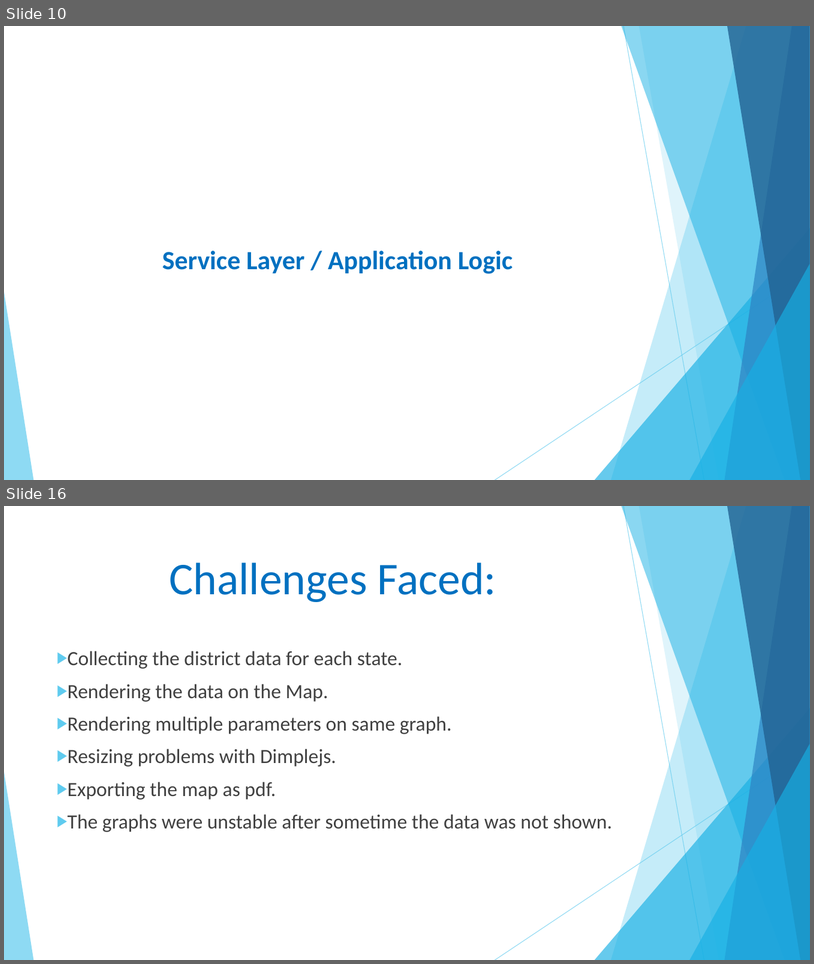
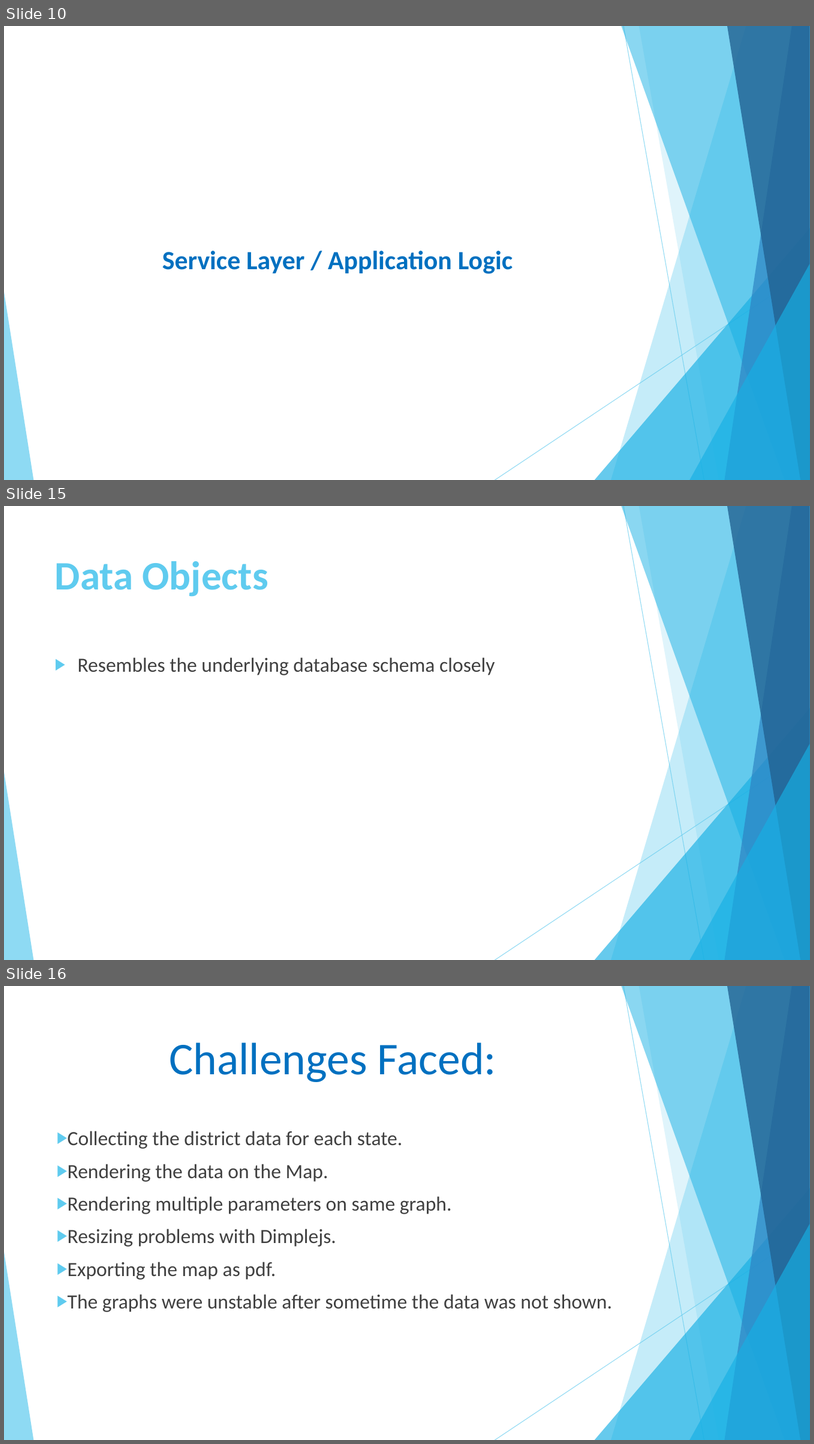
Before and after one commit to theshubhamp-zz/HAD, a slide deck: docs/HAD project.pptx. Shown one above the other, each under a label of ours: slides 10 and 16 before the commit, slides 10, 15 and 16 after it; the slides between them are not shown. The pictures are 814x964 and 814x1444 pixels, drawn with LibreOffice and Linux fonts; fonts in the diff are those of the drawing. Boxes give left, top, right and bottom in pixels: in the first picture for what was removed or moved away, otherwise in the second. Text is boxed around its words. In the diff, an @@ line names an element or a change of style, - is before the commit and + after.

```diff
--- a/docs/HAD project.pptx
+++ b/docs/HAD project.pptx
@@ slide 15 added at box(4, 506, 810, 960), background #FFFFFF; not listed: 10 template elements that a slide beside it also shows @@
@@ title added at box(55, 561, 269, 597), 48 pt, text #5FCBEF, bold @@
+Data Objects
@@ text added at box(78, 657, 495, 675), 24 pt, text #404040 @@
+▶ Resembles the underlying database schema closely
```
Also in this commit, not shown: 3 slides changed, 1 slide removed.
